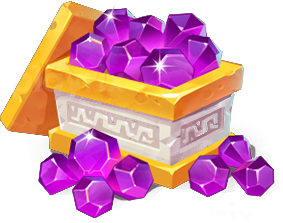
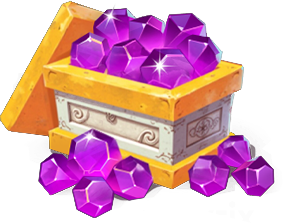
Layer changes from the first 283px x 223px image to the second:
added layer "Layer 3" above "Layer 1" over [5, 3, 243, 188]
